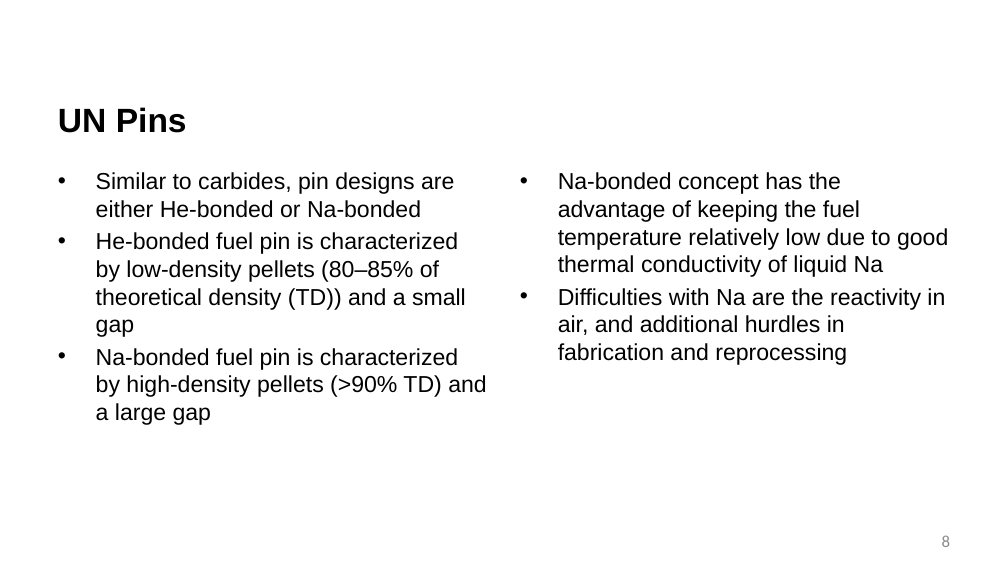
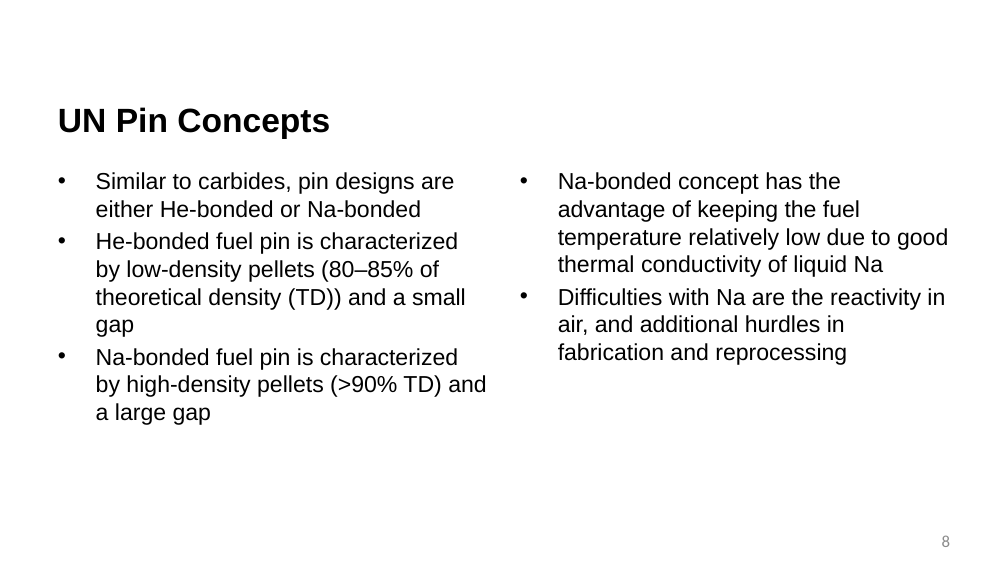
Before and after one commit to benbeeler/TEACHING, a slide deck: slide 8 of Advanced Reactor Materials/Fall2026/Lec18_nitride.pptx. Drawn at 1008x567 pixels with LibreOffice and Linux fonts; fonts in the diff are those of the drawing; background and template pictures are left out. Boxes give left, top, right and bottom in pixels: in the first picture for what was removed or moved away, otherwise in the second. Text is boxed around its words. In the diff, an @@ line names an element or a change of style, - is before the commit and + after.

```diff
--- a/Advanced Reactor Materials/Fall2026/Lec18_nitride.pptx
+++ b/Advanced Reactor Materials/Fall2026/Lec18_nitride.pptx
@@ title at (58, 107, 330, 139): text changed @@
-UN Pins
+UN Pin Concepts
```
Also in this commit, not shown: 13 other slides changed, 10 slides added, 4 slides removed, 2 other files.
